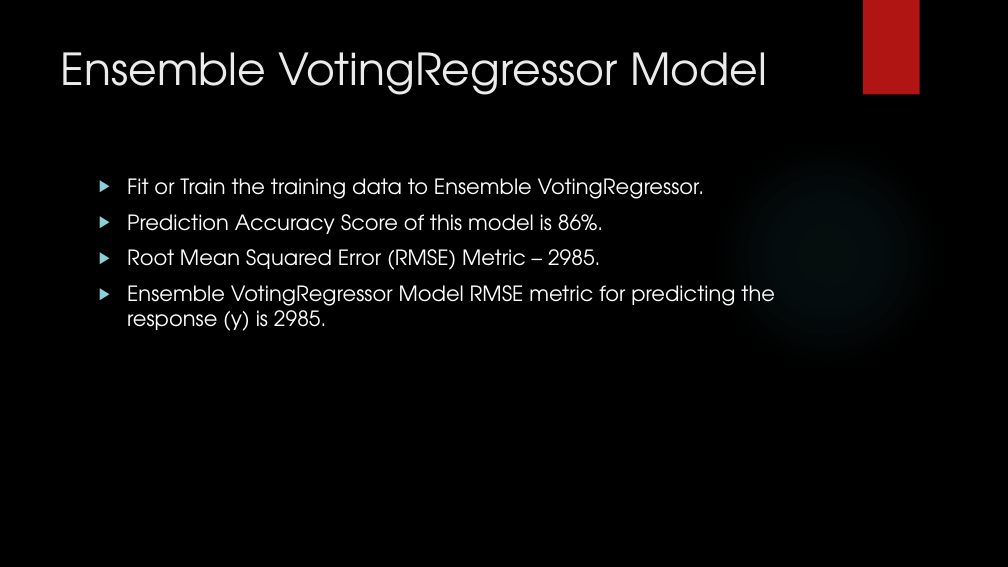
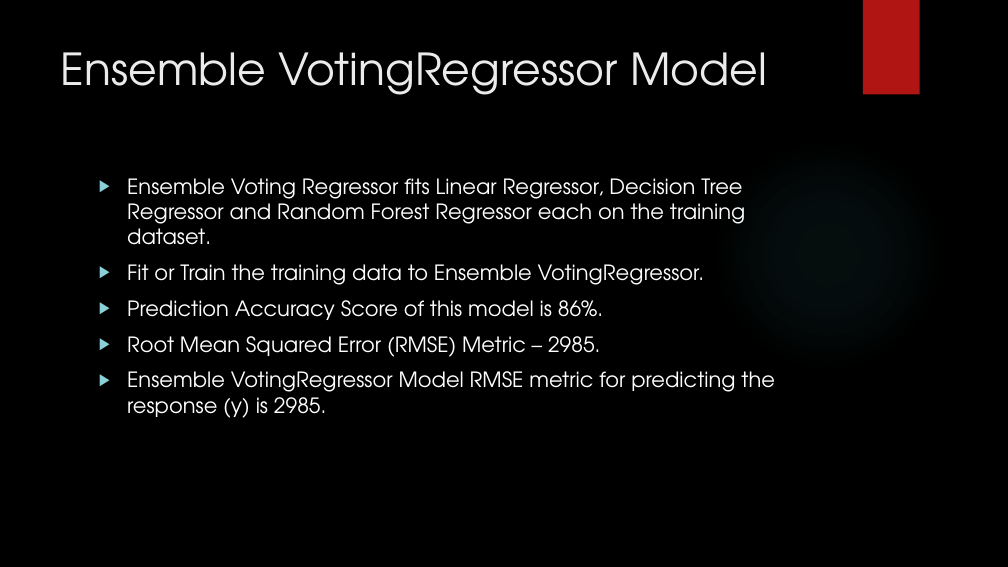
Before and after one commit to BOLATUNJI/PracticumI---Predicting-the-Price-of-Used-Cars, a slide deck: slide 22 of Predicting the Price of Used Car Presentation.pptx. Drawn at 1008x567 pixels with LibreOffice and Linux fonts; fonts in the diff are those of the drawing; background and template pictures are left out. Boxes give left, top, right and bottom in pixels: in the first picture for what was removed or moved away, otherwise in the second. Text is boxed around its words. In the diff, an @@ line names an element or a change of style, - is before the commit and + after.

```diff
--- a/Predicting the Price of Used Car Presentation.pptx
+++ b/Predicting the Price of Used Car Presentation.pptx
@@ text at (127, 178, 745, 245): paragraph added @@
+▶ Ensemble Voting Regressor fits Linear Regressor, Decision Tree Regressor and Random Forest Regressor each on the training dataset.
```
Also in this commit, not shown: 6 other slides changed, 1 slide added.
